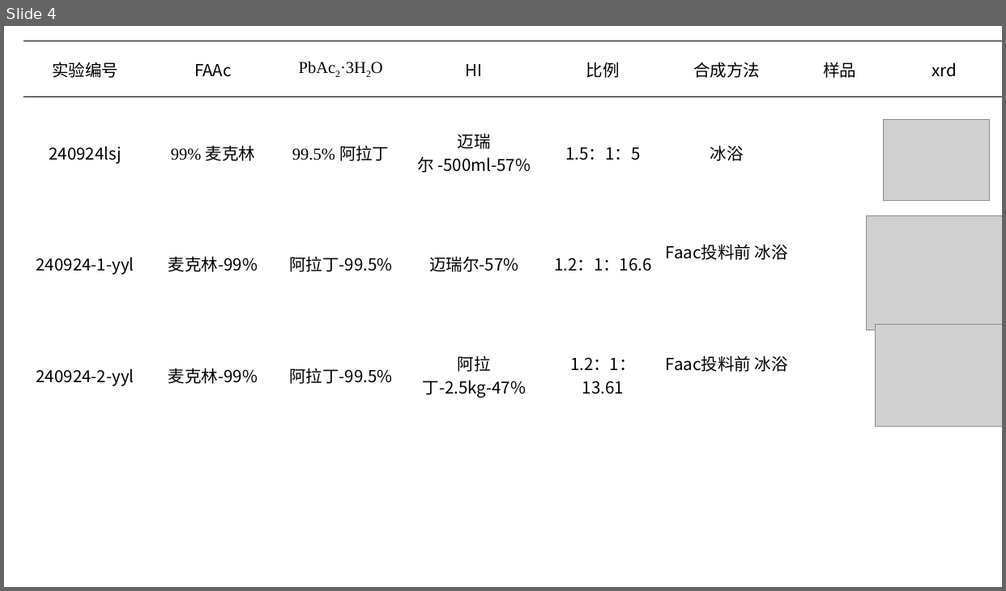
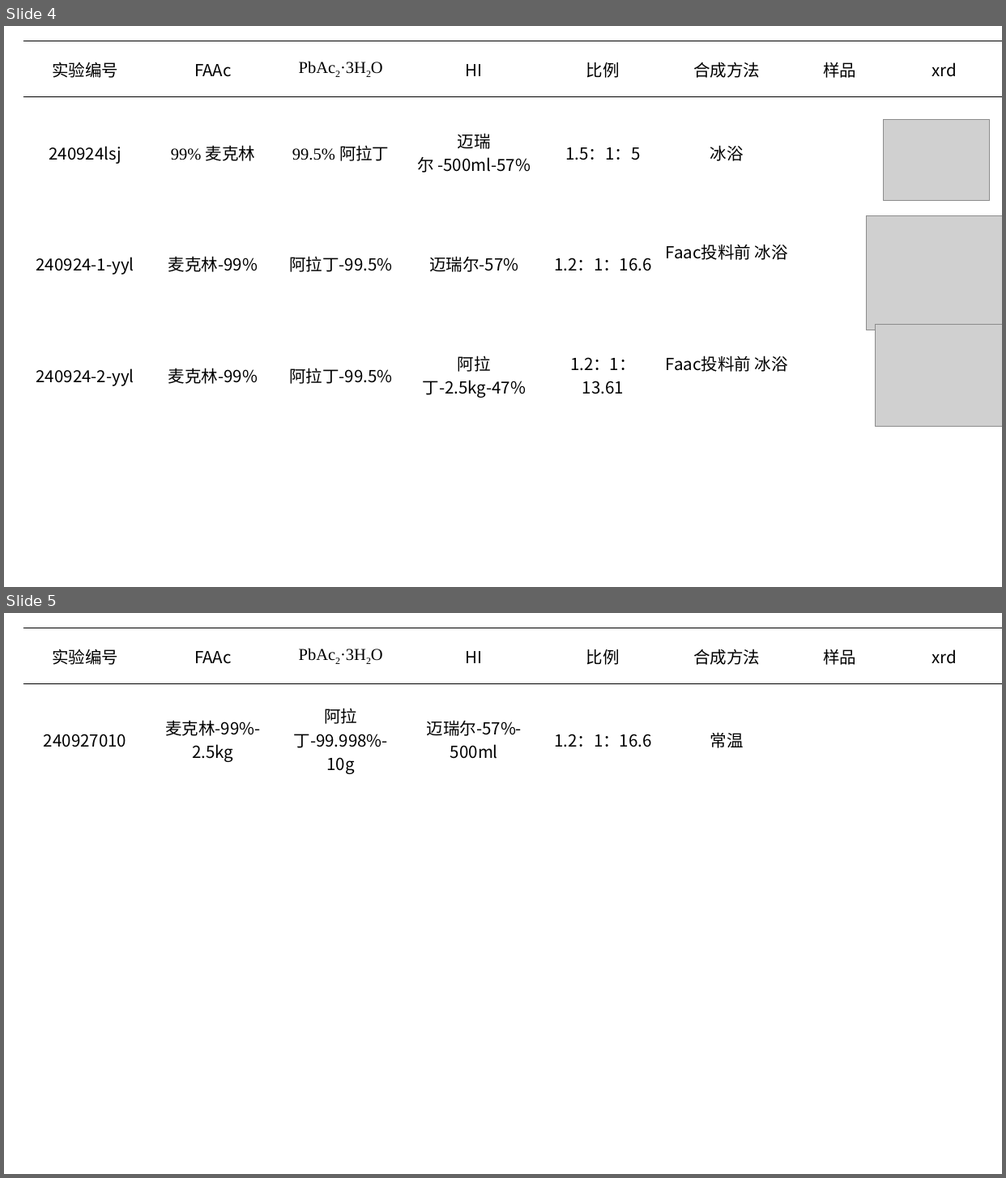
Before and after one commit to AlfredBowen/FAPbI3, a slide deck: FAPbI3合成汇总.pptx. Shown one above the other, each under a label of ours: slide 4 before the commit, slides 4 and 5 after it. The pictures are 1006x591 and 1006x1178 pixels, drawn with LibreOffice and Linux fonts; fonts in the diff are those of the drawing; grey boxes stand for pictures. Boxes give left, top, right and bottom in pixels: in the first picture for what was removed or moved away, otherwise in the second. Text is boxed around its words. In the diff, an @@ line names an element or a change of style, - is before the commit and + after.

```diff
--- a/FAPbI3合成汇总.pptx
+++ b/FAPbI3合成汇总.pptx
@@ slide 5 added at [4,613,1002,1174], background #FFFFFF @@
@@ table added at [23,628,1002,1018], 4 rows, 8 columns @@
+实验编号 | FAAc | PbAc2·3H2O | HI | 比例 | 合成方法 | 样品 | xrd
+240927010 | 麦克林-99%-2.5kg | 阿拉丁-99.998%-10g | 迈瑞尔-57%-500ml | 1.2：1：16.6 | 常温 |  | 
+ |  |  |  |  |  |  | 
+ |  |  |  |  |  |  | 
```
Also in this commit, not shown: 1 other file.
